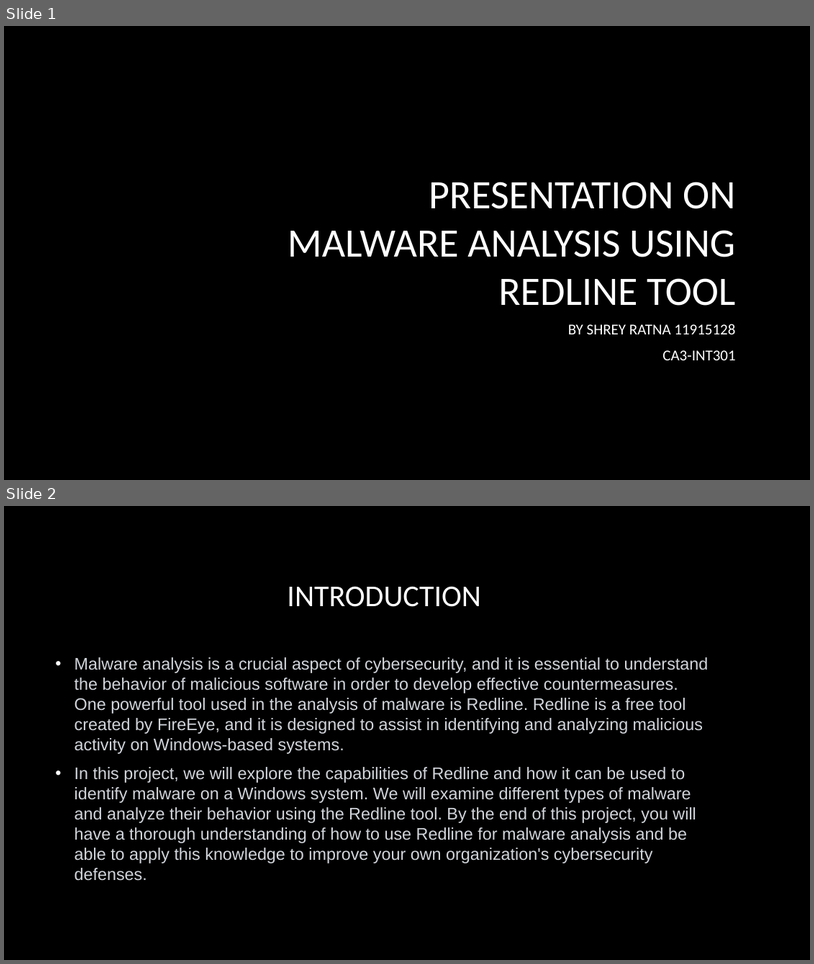
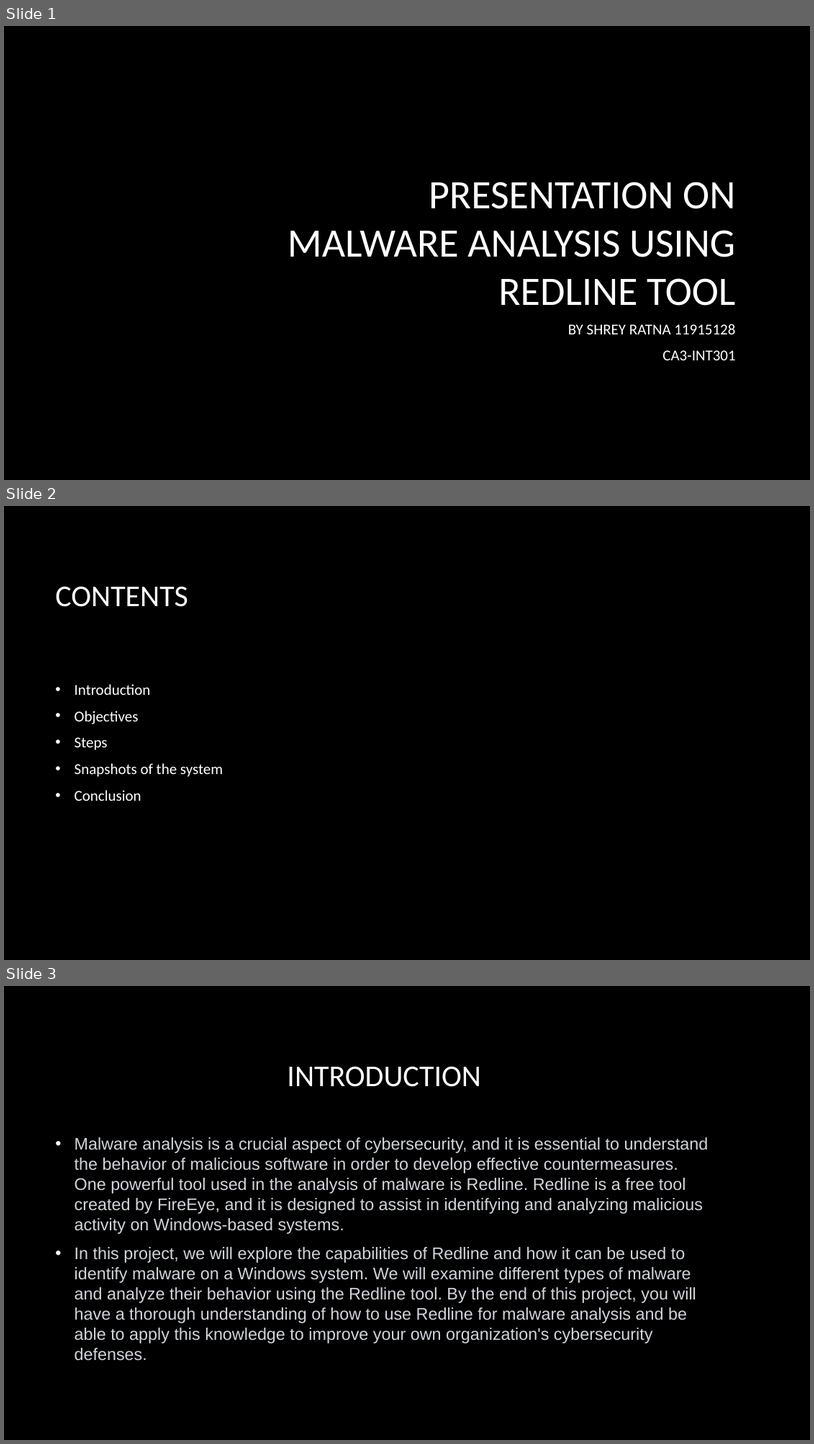
Before and after one commit to XFlawless1/INT301, a slide deck: Presentation on malware analysis using redline tool.pptx. Shown one above the other, each under a label of ours: slides 1 and 2 before the commit, slides 1, 2 and 3 after it. The pictures are 814x964 and 814x1444 pixels, drawn with LibreOffice and Linux fonts; fonts in the diff are those of the drawing; background and template pictures are left out. Boxes give left, top, right and bottom in pixels: in the first picture for what was removed or moved away, otherwise in the second. Text is boxed around its words. In the diff, an @@ line names an element or a change of style, - is before the commit and + after.

```diff
--- a/Presentation on malware analysis using redline tool.pptx
+++ b/Presentation on malware analysis using redline tool.pptx
@@ slide 2 added at [4,506,810,960], background picture (left out) @@
@@ title added at [55,586,188,607], 36 pt, text #FFFFFF @@
+CONTENTS
@@ text added at [75,684,223,800], 18 pt, text #FFFFFF @@
+• Introduction
+• Objectives
+• Steps
+• Snapshots of the system
+• Conclusion
@@ what was slide 2 is now slide 3 @@
```
Also in this commit, not shown: 1 other slide added.
